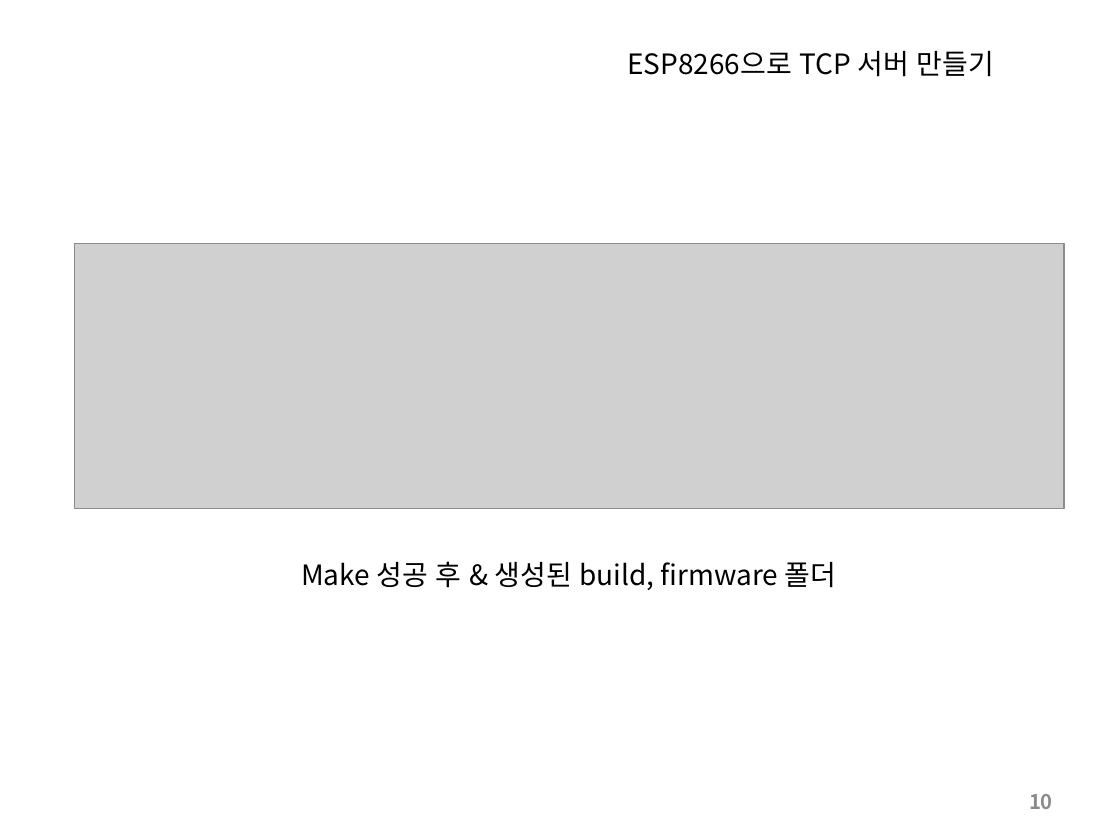
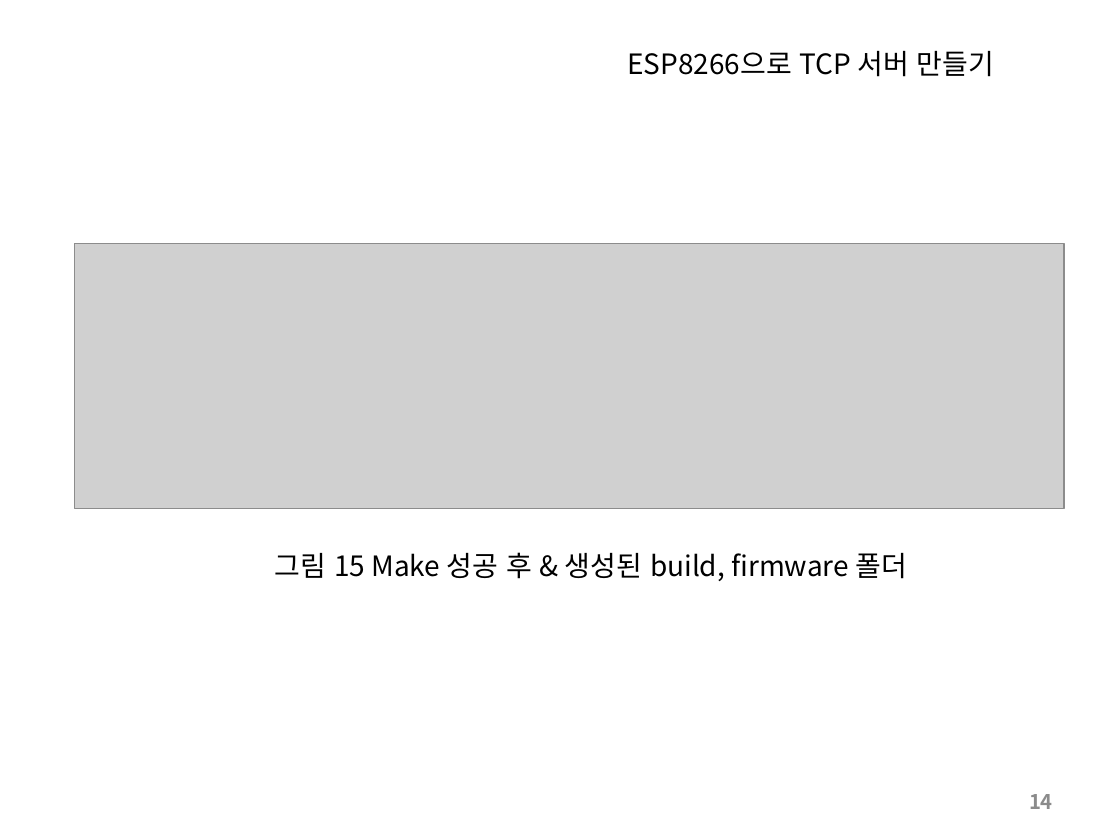
Before and after one commit to SleeperKKY/ESP8266, a slide deck: slide 14 of ESP8266 Direct Coding.pptx (slide 10 before the commit). Drawn at 1120x840 pixels with LibreOffice and Linux fonts; fonts in the diff are those of the drawing; grey boxes stand for pictures. Boxes give left, top, right and bottom in pixels: in the first picture for what was removed or moved away, otherwise in the second. Text is boxed around its words. In the diff, an @@ line names an element or a change of style, - is before the commit and + after.

```diff
--- a/ESP8266 Direct Coding.pptx
+++ b/ESP8266 Direct Coding.pptx
@@ text at (275,552,907,581): text changed @@
-Make 성공 후 & 생성된 build, firmware 폴더
+그림 15 Make 성공 후 & 생성된 build, firmware 폴더
@@ page number at (1029,794,1053,809): text changed @@
-10
+14
```
Also in this commit, not shown: 8 other slides changed, 5 slides added.
